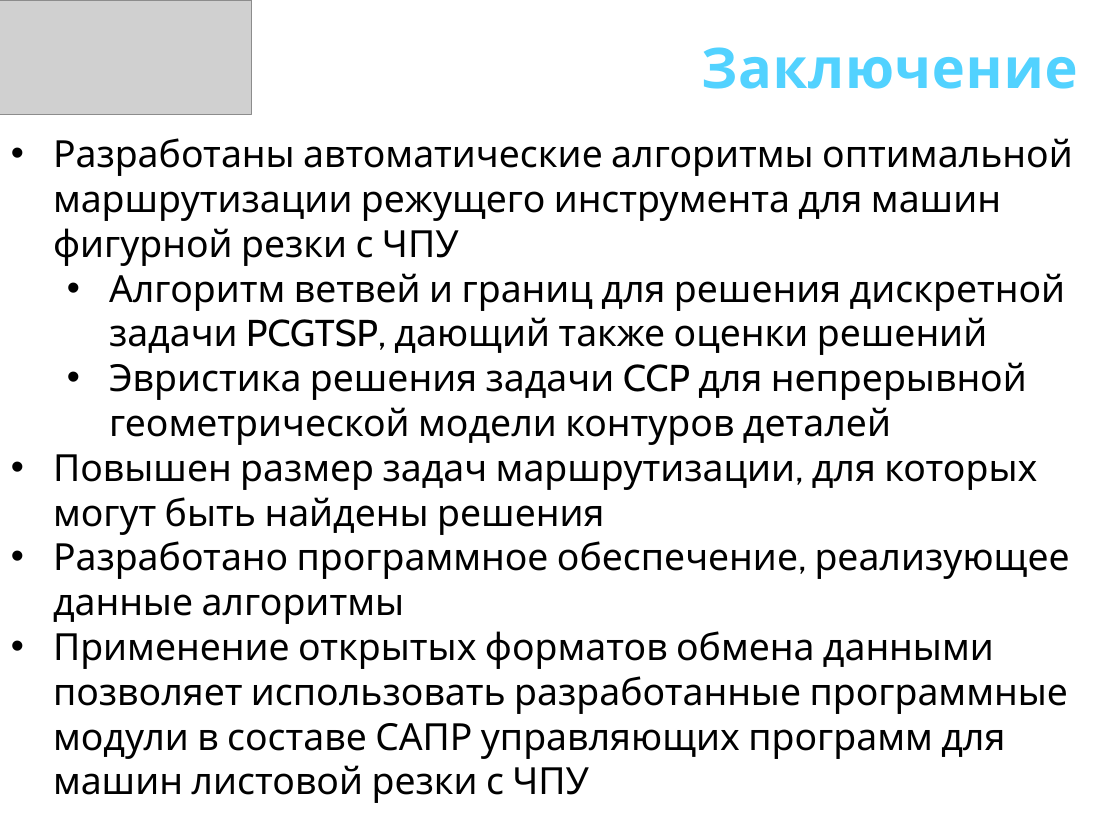
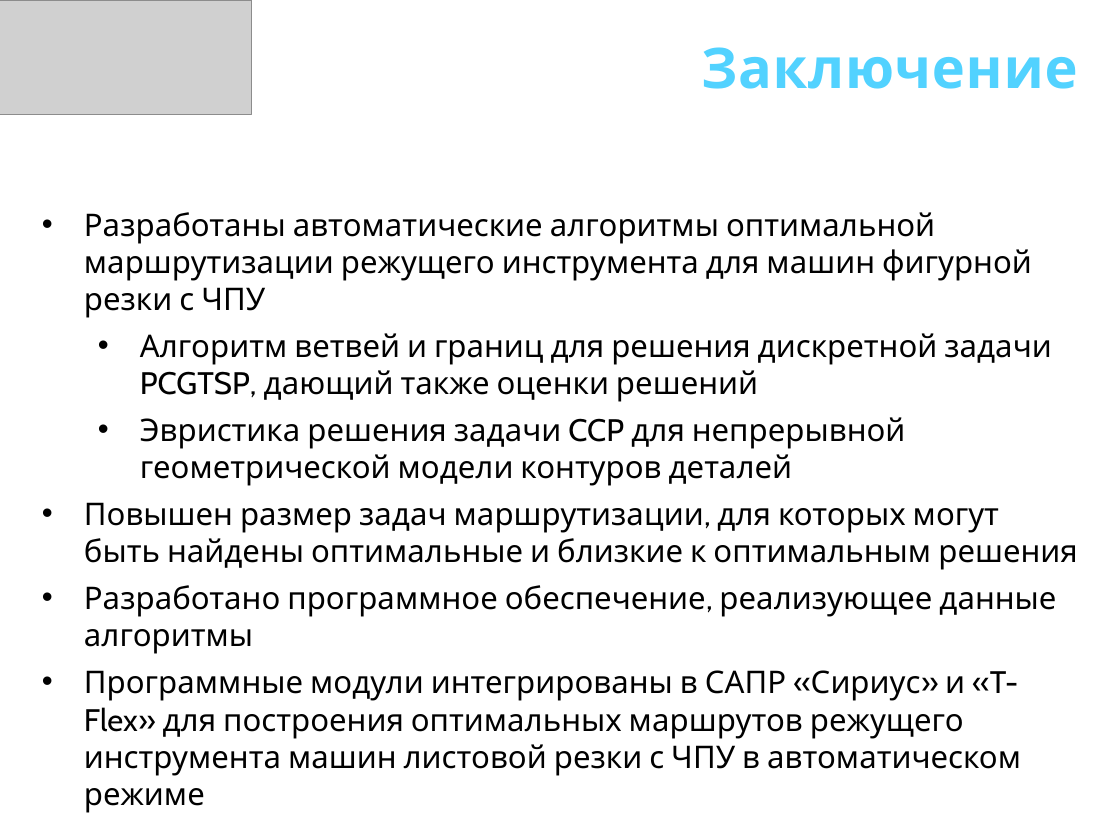
Before and after one commit to ukoloff/these, a slide deck: slide 31 of docx/К заседанию/30 Доклад.pptx. Drawn at 1120x840 pixels with LibreOffice and Linux fonts; fonts in the diff are those of the drawing; grey boxes stand for pictures. Boxes give left, top, right and bottom in pixels: in the first picture for what was removed or moved away, otherwise in the second. Text is boxed around its words. In the diff, an @@ line names an element or a change of style, - is before the commit and + after.

Commit message:
Fiddle Conclusion

```diff
--- a/docx/К заседанию/30 Доклад.pptx
+++ b/docx/К заседанию/30 Доклад.pptx
@@ text "Разработаны автоматические алгоритмы оптимальной маршрутизац ...": place and size @@
-text "Разработаны автоматические алгоритмы оптимальной маршрутизац ..." at [53, 138, 1073, 803]
+text "Разработаны автоматические алгоритмы оптимальной маршрутизац ..." at [84, 212, 1077, 776]
@@ text at [84, 212, 1056, 654]: size 24 to 20 pt in "Разработаны автоматические алгоритмы оптимальной маршрутизац ...", "Алгоритм ветвей и границ для решения дискретной ...", "Эвристика решения задачи CCP для непрерывной геометрической ...", "Разработано программное обеспечение, реализующее данные алго ..."; more space between paragraphs @@
@@ text at [84, 502, 1077, 570]: text changed; size 24 to 20 pt @@
-• Повышен размер задач маршрутизации, для которых могут быть найдены решения
+• Повышен размер задач маршрутизации, для которых могут быть найдены оптимальные и близкие к оптимальным решения
@@ text at [84, 670, 1021, 776]: text changed; size 24 to 20 pt @@
-• Применение открытых форматов обмена данными позволяет использовать разработанные программные модули в составе САПР управляющих программ для машин листовой резки с ЧПУ
+• Программные модули интегрированы в САПР «Сириус» и «T-Flex» для построения оптимальных маршрутов режущего инструмента машин листовой резки с ЧПУ в автоматическом режиме
```
